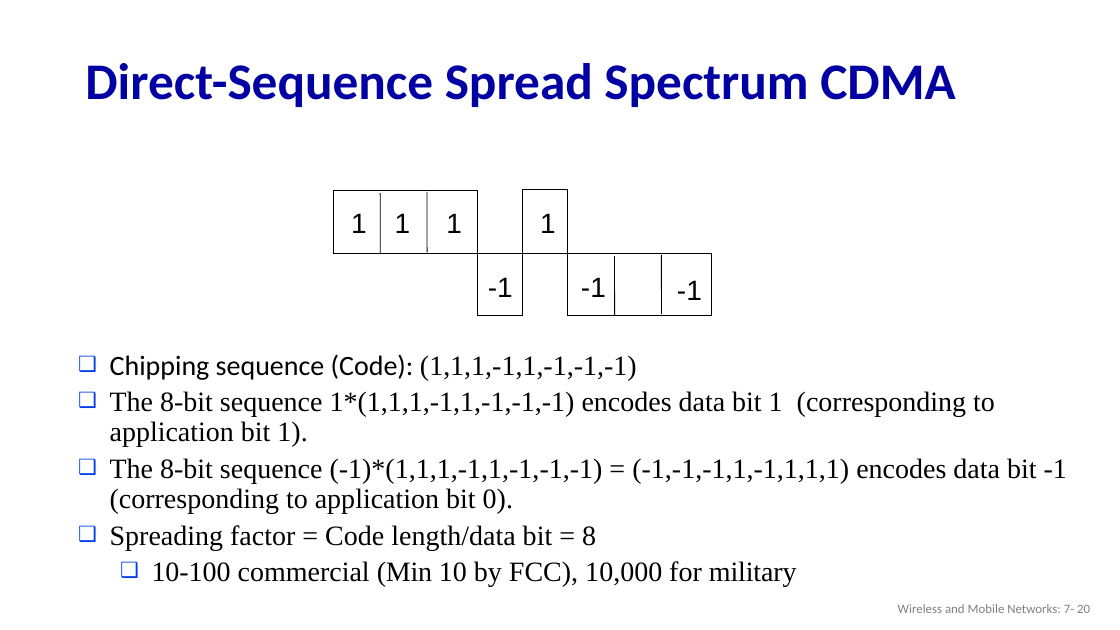
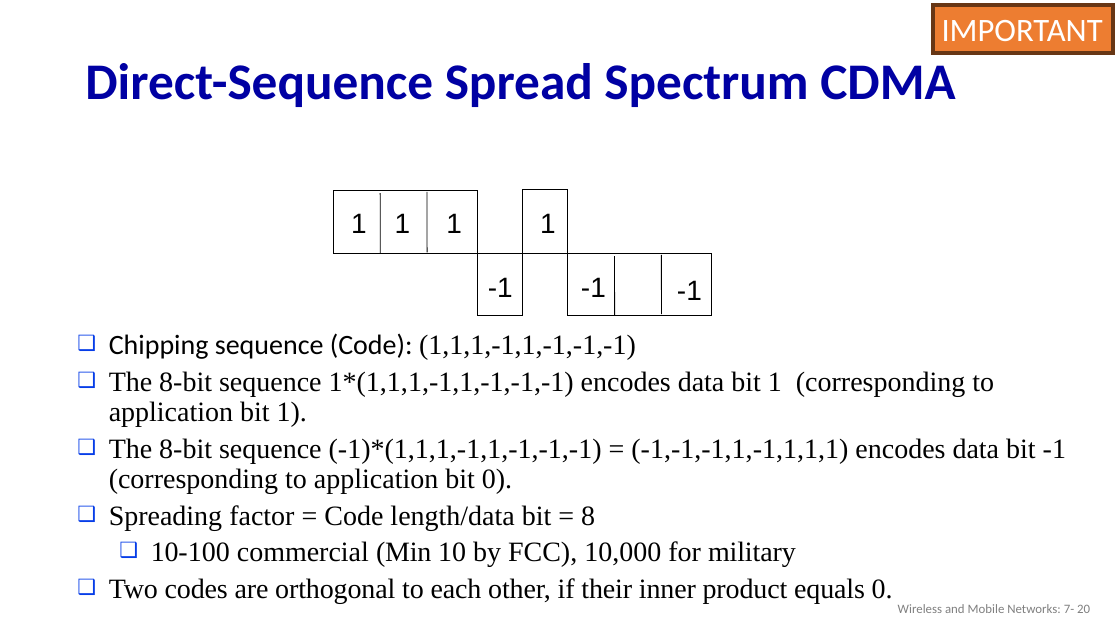
Before and after one commit to guhofstra/CSC175, a slide deck: slide 20 of PPTs/7.1 Wireless.pptx. Drawn at 1120x630 pixels with LibreOffice and Linux fonts; fonts in the diff are those of the drawing. Boxes give left, top, right and bottom in pixels: in the first picture for what was removed or moved away, otherwise in the second. Text is boxed around its words. In the diff, an @@ line names an element or a change of style, - is before the commit and + after.

```diff
--- a/PPTs/7.1 Wireless.pptx
+++ b/PPTs/7.1 Wireless.pptx
@@ rectangle added at (933, 5, 1113, 53), fill #ED7D31, outline #683715 3 pt, 28 pt, text #FFFFFF @@
+IMPORTANT
@@ text "Chipping sequence (Code): (1,1,1,-1,1,-1,-1,-1)": place and size @@
-text "Chipping sequence (Code): (1,1,1,-1,1,-1,-1,-1)" at (110, 354, 1067, 587)
+text "Chipping sequence (Code): (1,1,1,-1,1,-1,-1,-1)" at (109, 333, 1066, 603)
@@ text at (109, 578, 893, 603): paragraph added @@
+❑ Two codes are orthogonal to each other, if their inner product equals 0.
```
Also in this commit, not shown: 23 other slides changed, 1 slide added, 1 other file.
